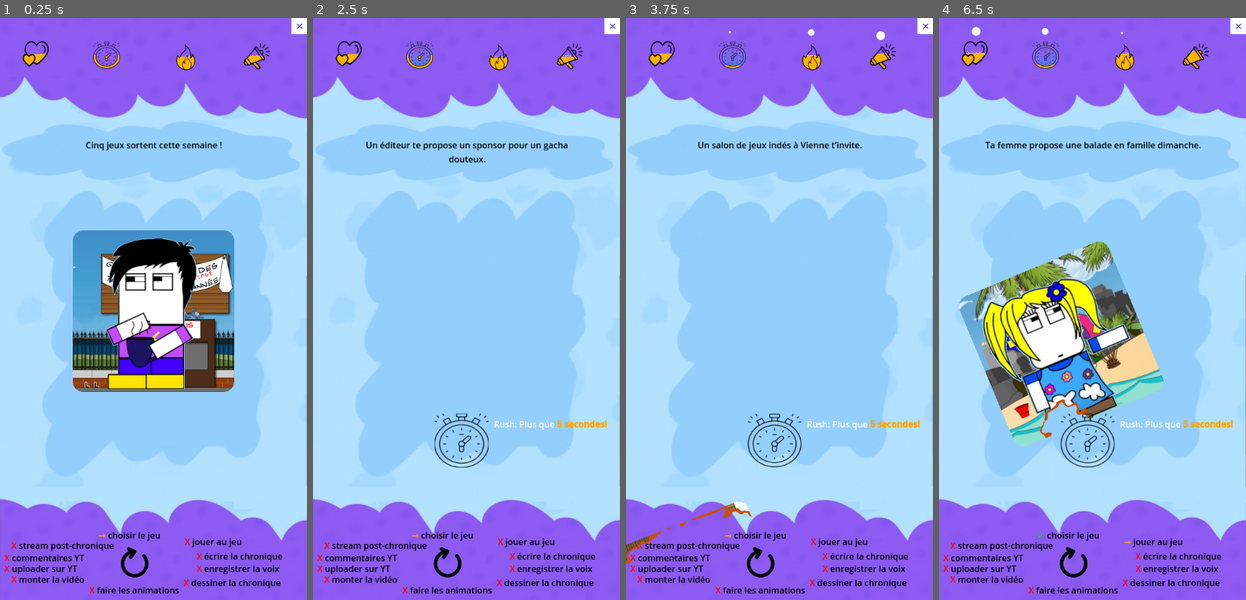
Above: before the commit, frames 1-4 (left to right).
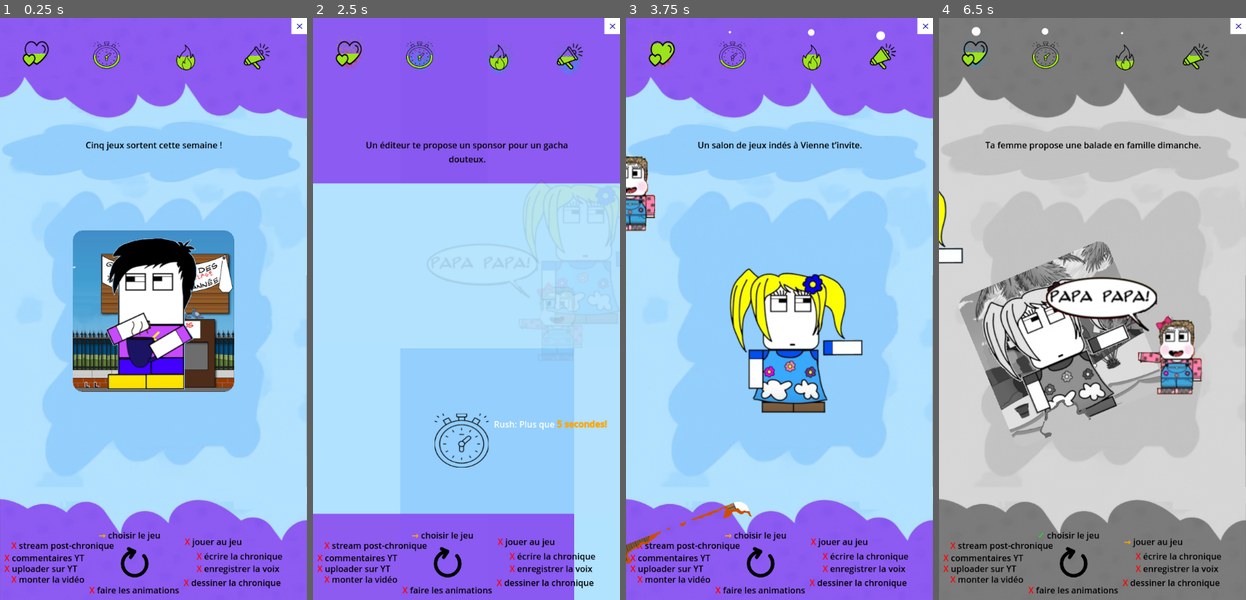
Above: after the commit, the same moments.

Repository: naparuba/plouf
Game: Godot game, scene res://Main.tscn
Same seed, same stepped clock (60 frames per second), same inputs: the game is played once before the commit and once after it.
Inputs (mouse positions are in pixels of both pictures, inside the frame that each line leads up to):
- Up to frame 1 (0.25 s): no input
- Up to frame 2 (2.5 s): tap Enter at 0.5 s; move the mouse to (534, 279) at 0.52 s; click (534, 279) at 0.67 s; tap Space at 1.25 s; drag from (405, 338) to (451, 425) at 1.27 s; move the mouse to (497, 180) at 2.02 s; click (497, 180) at 2.17 s
- Up to frame 3 (3.75 s): drag from (764, 425) to (687, 221) at 2.77 s; move the mouse to (871, 396) at 3.52 s; click (871, 396) at 3.67 s
- Up to frame 4 (6.5 s): drag from (1000, 221) to (1046, 163) at 4.27 s; move the mouse to (1107, 309) at 5.02 s; click (1107, 309) at 5.17 s; drag from (1046, 163) to (1031, 338) at 5.77 s

The runs differ from the first frame. In frame 1, 0.3% of the frame differs, in the area x 7-87%, y 6-9%; in frame 2, 40%; in frame 3, 9.1%; in frame 4, 95%, in the area x 0-100%, y 0-100%.

Commit message:
Enh: change impact part du vert= OK

Diff:
--- a/Main.tscn
+++ b/Main.tscn
@@ -129,8 +129,8 @@
 
 [sub_resource type="ShaderMaterial" id="ShaderMaterial_sncj2"]
 shader = ExtResource("7_w23tw")
-shader_parameter/progress = 0.479
-shader_parameter/background_color = Color(0.5, 0.5, 0.5, 0)
+shader_parameter/progress = 0.5
+shader_parameter/background_color = Color(0.501961, 0.501961, 0.501961, 0)
 shader_parameter/wave_amplitude = 0.01
 shader_parameter/wave_frequency = 3.0
 shader_parameter/wave_speed = 1.5
--- a/main.gd
+++ b/main.gd
@@ -358,7 +358,8 @@
 # - low: timer of 10s for choosing
 # - high: all is VERY slow
 func __manage_criteria_rythm(stat_pct_float_1: float):
-	stat_pct_float_1 = randf_range(0.01, 0.3)
+	#stat_pct_float_1 = randf_range(0.01, 0.3)
+	stat_pct_float_1 = randf_range(0.01, 0.99)
 	print('New RYTHM: ', stat_pct_float_1)
 	stat_bars[CRITERIA_RYTHM].value = stat_pct_float_1 * 100
 	var sprite = $Rythm/ProgressSprite
@@ -395,6 +396,7 @@
 # - high: activating spyche shader
 func __manage_criteria_flow(stat_pct_float_1: float):
 	#stat_pct_float_1 = randf_range(0.01, 0.3)
+	stat_pct_float_1 = randf_range(0.01, 0.99)
 	print('New FLOW: ', stat_pct_float_1)
 	stat_bars[CRITERIA_FLOW].value = stat_pct_float_1 * 100
 	var sprite = $Flow/ProgressSprite
@@ -439,6 +441,7 @@
 # - high: logo are bouncing every where
 func __manage_criteria_visibility(stat_pct_float_1: float):
 	#stat_pct_float_1 = randf_range(0.05, 0.3)
+	stat_pct_float_1 = randf_range(0.01, 0.99)
 	print('New VISIBILITY: ', stat_pct_float_1)
 	stat_bars[CRITERIA_VISIBILITY].value = stat_pct_float_1 * 100
 	var sprite = $Visibility/ProgressSprite
@@ -479,6 +482,7 @@
 # - high: familly invasion :)
 func __manage_criteria_familly_life(stat_pct_float_1: float):
 	#stat_pct_float_1 = randf_range(0.01, 0.3)
+	stat_pct_float_1 = randf_range(0.01, 0.99)
 	print('New FAMILLY_LIFE: ', stat_pct_float_1)
 	stat_bars[CRITERIA_FAMILLY_LIFE].value = stat_pct_float_1 * 100
 	var sprite = $FamillyLife/ProgressSprite
Binary file changed: images/chrono_full.png
Binary file changed: images/flow_full.png
Binary file changed: images/vie_famille_full.png
Binary file changed: images/visibility_full.png
